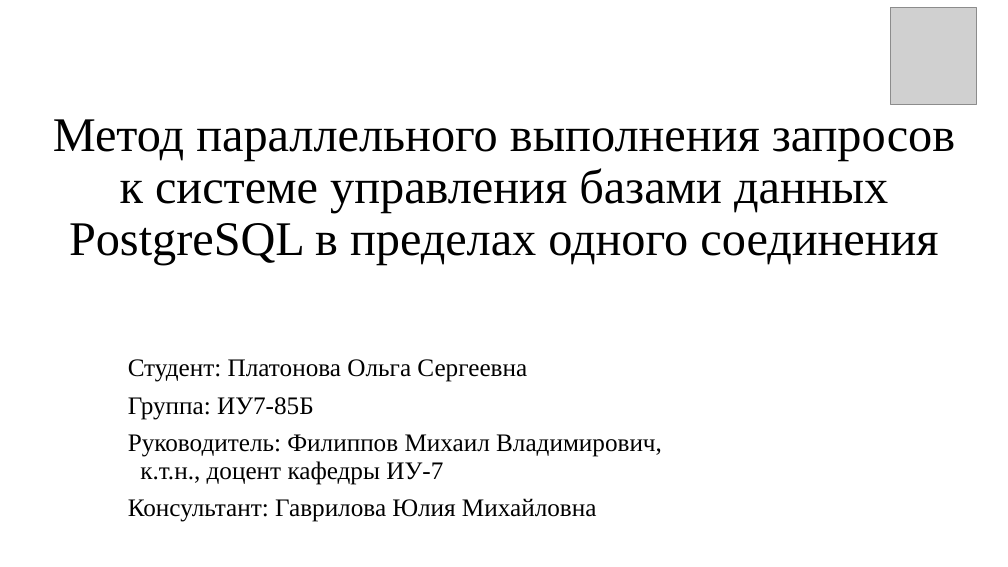
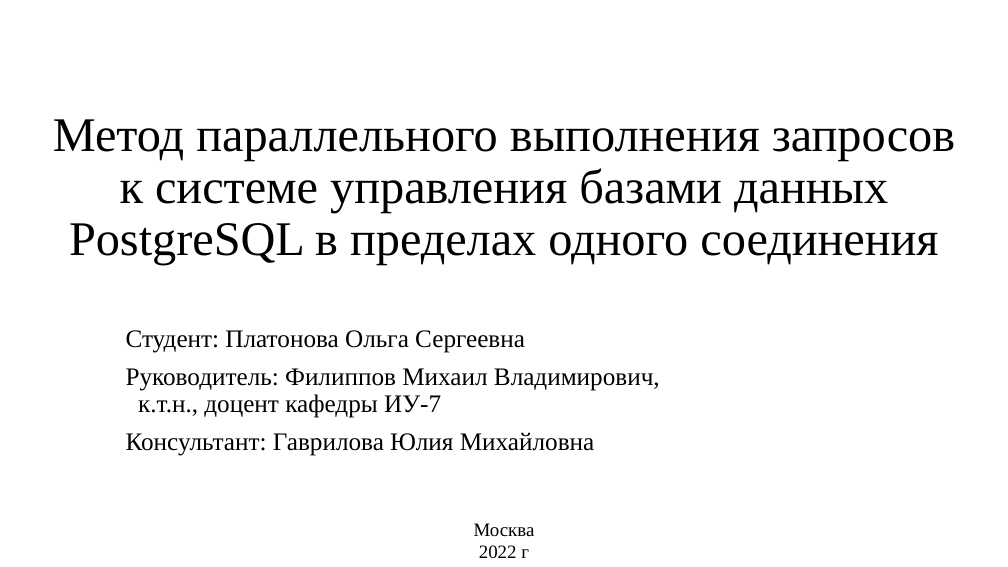
Before and after one commit to platosha-git/Diplom-theory, a slide deck: slide 1 of Презентация.pptx. Drawn at 1008x567 pixels with LibreOffice and Linux fonts; fonts in the diff are those of the drawing; grey boxes stand for pictures. Boxes give left, top, right and bottom in pixels: in the first picture for what was removed or moved away, otherwise in the second. Text is boxed around its words. In the diff, an @@ line names an element or a change of style, - is before the commit and + after.

```diff
--- a/Презентация.pptx
+++ b/Презентация.pptx
@@ picture removed at <box>891,8,976,104</box> @@
@@ subtitle "Студент: Платонова Ольга Сергеевна": place and size @@
-subtitle "Студент: Платонова Ольга Сергеевна" at <box>128,359,662,522</box>
+subtitle "Студент: Платонова Ольга Сергеевна" at <box>126,330,660,456</box>
@@ subtitle at <box>128,397,314,420</box>: paragraph removed @@
-Группа: ИУ7-85Б
@@ text added at <box>474,523,535,558</box>, 18 pt, text #000000 @@
+Москва
+2022 г
```
Also in this commit, not shown: 5 other slides changed, 18 other files.
